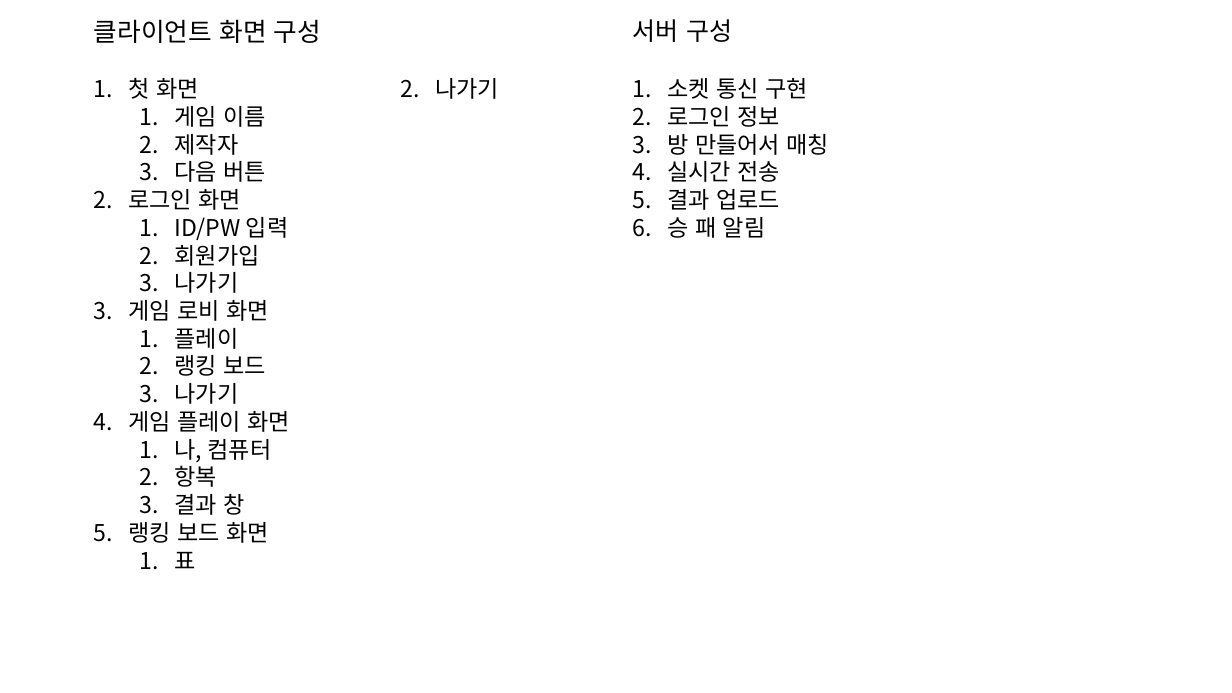
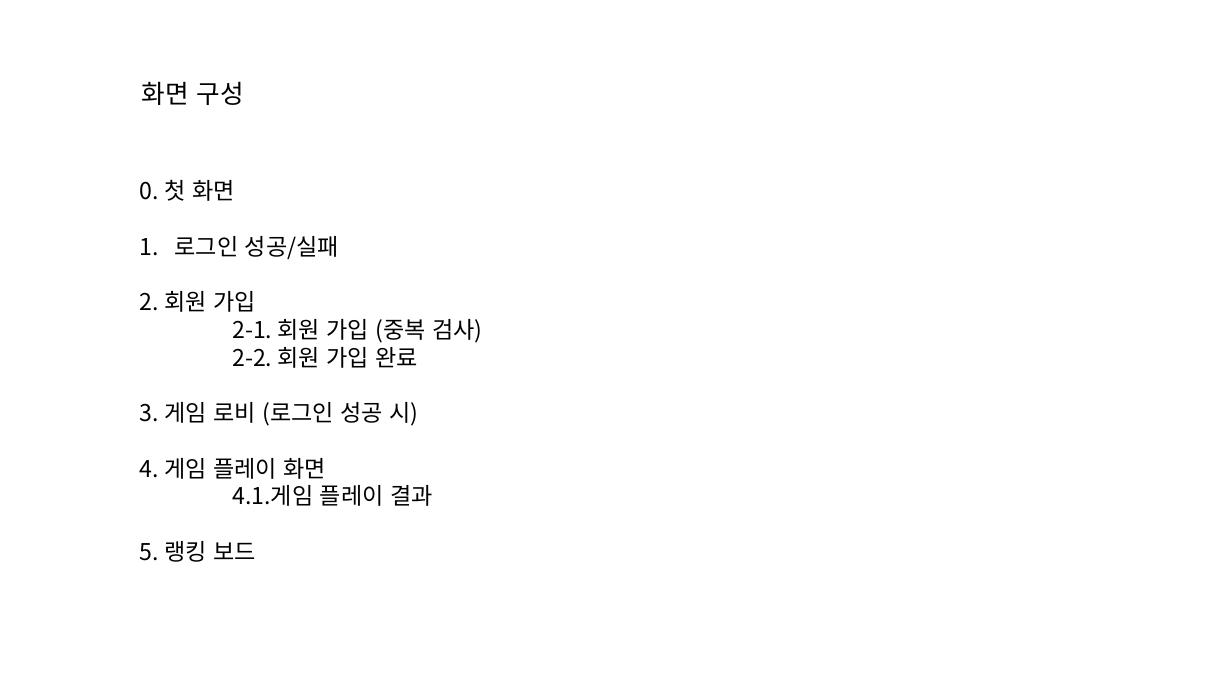
Before and after one commit to Hernameis/rockSissorsPaper_Online, a slide deck: slide 2 of StoryBoard.pptx. Drawn at 1232x693 pixels with LibreOffice and Linux fonts; fonts in the diff are those of the drawing. Boxes give left, top, right and bottom in pixels: in the first picture for what was removed or moved away, otherwise in the second. Text is boxed around its words. In the diff, an @@ line names an element or a change of style, - is before the commit and + after.

```diff
--- a/StoryBoard.pptx
+++ b/StoryBoard.pptx
@@ text removed at (x1=633, y1=19, x2=732, y2=42) @@
-서버 구성
@@ title at (x1=142, y1=81, x2=243, y2=105): text changed @@
-클라이언트 화면 구성
+화면 구성
@@ text removed at (x1=667, y1=78, x2=830, y2=238) @@
-1. 소켓 통신 구현
-2. 로그인 정보
-3. 방 만들어서 매칭
-4. 실시간 전송
-5. 결과 업로드
-6. 승 패 알림
@@ text "0. 첫 화면" at (x1=140, y1=179, x2=482, y2=562): columns 2 to 1 @@
@@ text at (x1=140, y1=179, x2=482, y2=562): text changed @@
-1. 첫 화면
-  1. 게임 이름
-  2. 제작자
-  3. 다음 버튼
-2. 로그인 화면
-  1. ID/PW 입력
-  2. 회원가입
-  3. 나가기
-3. 게임 로비 화면
-  1. 플레이
-  2. 랭킹 보드
-  3. 나가기
-4. 게임 플레이 화면
-  1. 나, 컴퓨터
-  2. 항복
-  3. 결과 창
-5. 랭킹 보드 화면
-  1. 표
-  2. 나가기
+  0. 첫 화면
+  1. 로그인 성공/실패
+  2. 회원 가입
+  2-1. 회원 가입 (중복 검사)
+  2-2. 회원 가입 완료
+  3. 게임 로비 (로그인 성공 시)
+  4. 게임 플레이 화면
+  4.1.게임 플레이 결과
+  5. 랭킹 보드
```
Also in this commit, not shown: 5 other slides changed, 5 slides added, 8 slides removed, 20 other files.
